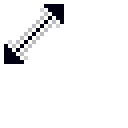
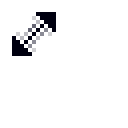
Comparing the layer stacks of the two w=128, h=128 images. Changes:
painted on "HSplit" over [4, 4, 64, 64]
